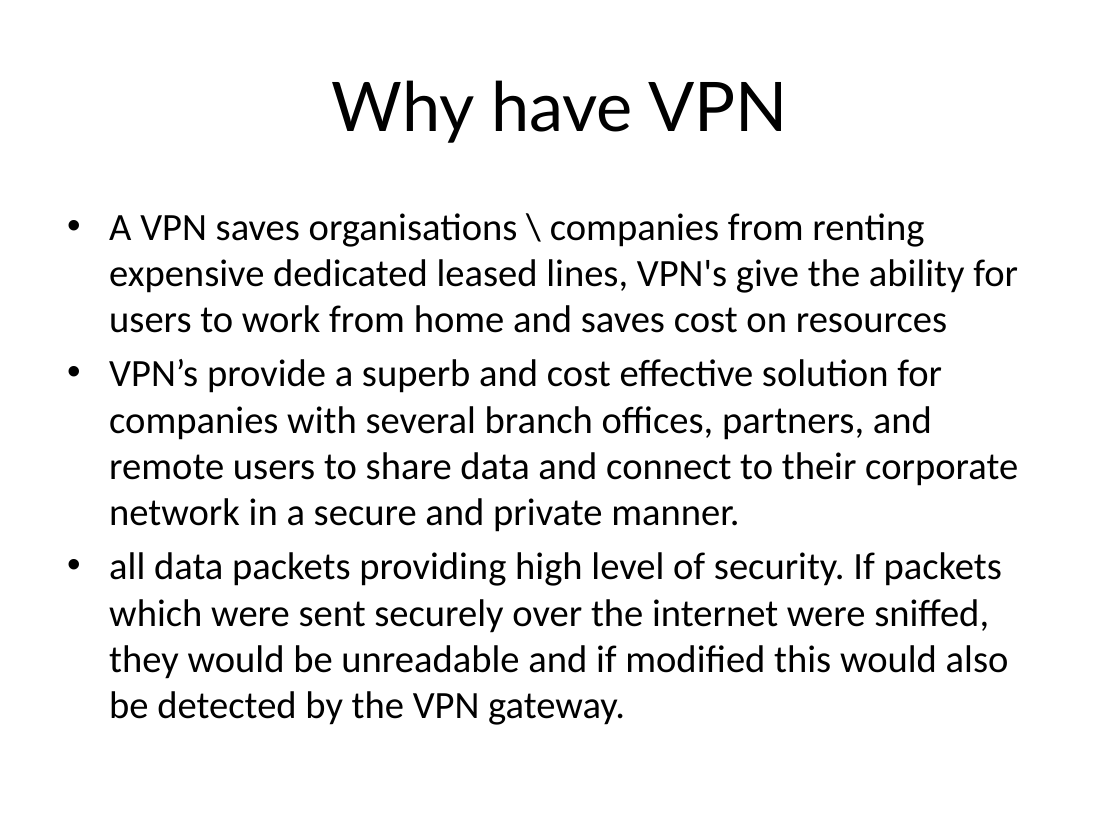
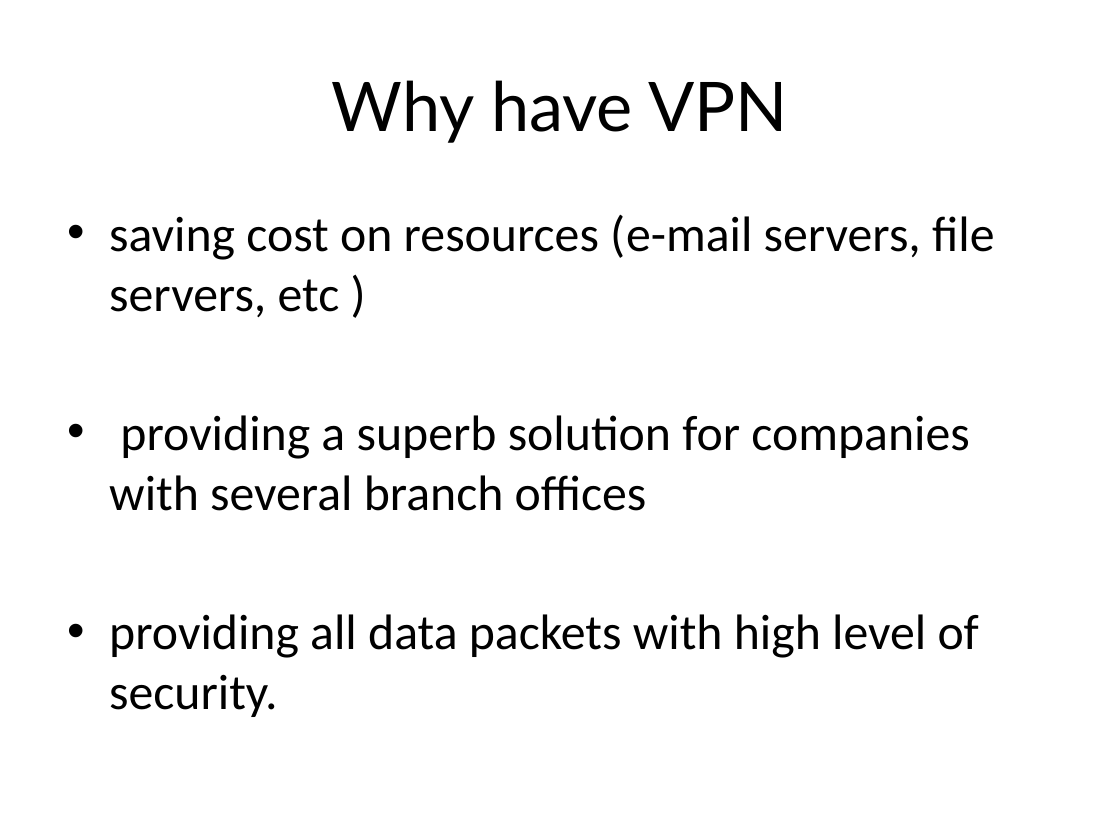
Before and after one commit to congnv8192/virtual-private-network-demo, a slide deck: slide 7 of present/VIRTUAL PRIVATE NETWORKS.pptx. Drawn at 1120x840 pixels with LibreOffice and Linux fonts; fonts in the diff are those of the drawing; background and template pictures are left out. Boxes give left, top, right and bottom in pixels: in the first picture for what was removed or moved away, otherwise in the second. Text is boxed around its words. In the diff, an @@ line names an element or a change of style, - is before the commit and + after.

```diff
--- a/present/VIRTUAL PRIVATE NETWORKS.pptx
+++ b/present/VIRTUAL PRIVATE NETWORKS.pptx
@@ text at box(109, 215, 994, 717): text changed; size 24.8 to 32 pt @@
-• A VPN saves organisations \ companies from renting expensive dedicated leased lines, VPN's give the ability for users to work from home and saves cost on resources
-• VPN’s provide a superb and cost effective solution for companies with several branch offices, partners, and remote users to share data and connect to their corporate network in a secure and private manner.
-• all data packets providing high level of security. If packets which were sent securely over the internet were sniffed, they would be unreadable and if modified this would also be detected by the VPN gateway.
+• saving cost on resources (e-mail servers, file servers, etc )
+• providing a superb solution for companies with several branch offices
+• providing all data packets with high level of security.
```
Also in this commit, not shown: 9 other slides changed, 11 slides added, 12 other files.
